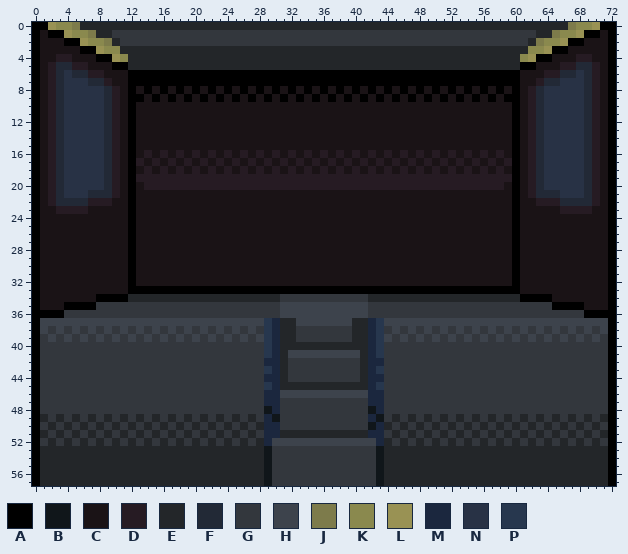
File history of a sprite sheet, Assets/Sprites/Bus Interior/Back/Rear Compartment.png. Above is the file before it was changed.
The file is 73x58 pixels.
Palette (. is transparent): A #000000  B #10161a  C #1a1316  D #261b23  E #232629  F #222936  G #33373d  H #3d434c  J #7d7b4b  K #8a894e  L #999254  M #1b273e  N #283245  P #27374e
Pixels before, first column x 0:
 0 AALKKJEEEEEEEEEEEEEEEEEEEEEEEEEEEEEEEEEEEEEEEEEEEEEEEEEEEEEEEEEEEEEJKKLAA
 1 ACAALKKJEEGGGGGGGGGGGGGGGGGGGGGGGGGGGGGGGGGGGGGGGGGGGGGGGGGGGGGEEJKKLAACA
 2 ACCCAALKKJEGGGGGGGGGGGGGGGGGGGGGGGGGGGGGGGGGGGGGGGGGGGGGGGGGGGEJKKLAACCCA
 3 ACCCCCAALKKEEEEEEEEEEEEEEEEEEEEEEEEEEEEEEEEEEEEEEEEEEEEEEEEEEEKKLAACCCCCA
 4 ACCDDCCCAALKEEEEEEEEEEEEEEEEEEEEEEEEEEEEEEEEEEEEEEEEEEEEEEEEEKLAACCCDDCCA
 5 ACDFFDDCCCAAEEEEEEEEEEEEEEEEEEEEEEEEEEEEEEEEEEEEEEEEEEEEEEEEEAACCCDDFFDCA
 6 ACDFNFFDDCCCAAAAAAAAAAAAAAAAAAAAAAAAAAAAAAAAAAAAAAAAAAAAAAAAACCCDDFFNFDCA
 7 ACDFNNNFFDCCAAAAAAAAAAAAAAAAAAAAAAAAAAAAAAAAAAAAAAAAAAAAAAAAACCDFFNNNFDCA
 8 ACDFNNNNNFDCACACACACACACACACACACACACACACACACACACACACACACACACACDFNNNNNFDCA
 9 ACDFNNNNNFDCAACACACACACACACACACACACACACACACACACACACACACACACAACDFNNNNNFDCA
10 ACDFNNNNNFDCACCCCCCCCCCCCCCCCCCCCCCCCCCCCCCCCCCCCCCCCCCCCCCCACDFNNNNNFDCA
11 ACDFNNNNNFDCACCCCCCCCCCCCCCCCCCCCCCCCCCCCCCCCCCCCCCCCCCCCCCCACDFNNNNNFDCA
12 ACDFNNNNNFDCACCCCCCCCCCCCCCCCCCCCCCCCCCCCCCCCCCCCCCCCCCCCCCCACDFNNNNNFDCA
13 ACDFNNNNNFDCACCCCCCCCCCCCCCCCCCCCCCCCCCCCCCCCCCCCCCCCCCCCCCCACDFNNNNNFDCA
14 ACDFNNNNNFDCACCCCCCCCCCCCCCCCCCCCCCCCCCCCCCCCCCCCCCCCCCCCCCCACDFNNNNNFDCA
15 ACDFNNNNNFDCACCCCCCCCCCCCCCCCCCCCCCCCCCCCCCCCCCCCCCCCCCCCCCCACDFNNNNNFDCA
16 ACDFNNNNNFDCACDCDCDCDCDCDCDCDCDCDCDCDCDCDCDCDCDCDCDCDCDCDCDCACDFNNNNNFDCA
17 ACDFNNNNNFDCADCDCDCDCDCDCDCDCDCDCDCDCDCDCDCDCDCDCDCDCDCDCDCDACDFNNNNNFDCA
18 ACDFNNNNNFDCACDCDCDCDCDCDCDCDCDCDCDCDCDCDCDCDCDCDCDCDCDCDCDCACDFNNNNNFDCA
19 ACDFNNNNNFDCADDDDDDDDDDDDDDDDDDDDDDDDDDDDDDDDDDDDDDDDDDDDDDDACDFNNNNNFDCA
20 ACDFNNNNNFDCACDDDDDDDDDDDDDDDDDDDDDDDDDDDDDDDDDDDDDDDDDDDDDCACDFNNNNNFDCA
21 ACDFNNNFFFDCACCCCCCCCCCCCCCCCCCCCCCCCCCCCCCCCCCCCCCCCCCCCCCCACDFFFNNNFDCA
22 ACDFFFFDDDCCACCCCCCCCCCCCCCCCCCCCCCCCCCCCCCCCCCCCCCCCCCCCCCCACCDDDFFFFDCA
23 ACCDDDDCCCCCACCCCCCCCCCCCCCCCCCCCCCCCCCCCCCCCCCCCCCCCCCCCCCCACCCCCDDDDCCA
24 ACCCCCCCCCCCACCCCCCCCCCCCCCCCCCCCCCCCCCCCCCCCCCCCCCCCCCCCCCCACCCCCCCCCCCA
25 ACCCCCCCCCCCACCCCCCCCCCCCCCCCCCCCCCCCCCCCCCCCCCCCCCCCCCCCCCCACCCCCCCCCCCA
26 ACCCCCCCCCCCACCCCCCCCCCCCCCCCCCCCCCCCCCCCCCCCCCCCCCCCCCCCCCCACCCCCCCCCCCA
27 ACCCCCCCCCCCACCCCCCCCCCCCCCCCCCCCCCCCCCCCCCCCCCCCCCCCCCCCCCCACCCCCCCCCCCA
28 ACCCCCCCCCCCACCCCCCCCCCCCCCCCCCCCCCCCCCCCCCCCCCCCCCCCCCCCCCCACCCCCCCCCCCA
29 ACCCCCCCCCCCACCCCCCCCCCCCCCCCCCCCCCCCCCCCCCCCCCCCCCCCCCCCCCCACCCCCCCCCCCA
30 ACCCCCCCCCCCACCCCCCCCCCCCCCCCCCCCCCCCCCCCCCCCCCCCCCCCCCCCCCCACCCCCCCCCCCA
31 ACCCCCCCCCCCACCCCCCCCCCCCCCCCCCCCCCCCCCCCCCCCCCCCCCCCCCCCCCCACCCCCCCCCCCA
32 ACCCCCCCCCCCACCCCCCCCCCCCCCCCCCCCCCCCCCCCCCCCCCCCCCCCCCCCCCCACCCCCCCCCCCA
33 ACCCCCCCCCCCAAAAAAAAAAAAAAAAAAAAAAAAAAAAAAAAAAAAAAAAAAAAAAAAACCCCCCCCCCCA
34 ACCCCCCCAAAAEEEEEEEEEEEEEEEEEEEGGGGGGGGGGGEEEEEEEEEEEEEEEEEEEAAAACCCCCCCA
35 ACCCAAAAGGGGGGGGGGGGGGGGGGGGGGGHHHHHHHHHHHGGGGGGGGGGGGGGGGGGGGGGGAAAACCCA
36 AAAAGGGGGGGGGGGGGGGGGGGGGGGGGGGHHHHHHHHHHHGGGGGGGGGGGGGGGGGGGGGGGGGGGAAAA
37 AHHHHHHHHHHHHHHHHHHHHHHHHHHHHPMEEHHHHHHHEEMPHHHHHHHHHHHHHHHHHHHHHHHHHHHHA
38 AHGHGHGHGHGHGHGHGHGHGHGHGHGHGPMEEGGGGGGGEEMPGHGHGHGHGHGHGHGHGHGHGHGHGHGHA
39 AGHGHGHGHGHGHGHGHGHGHGHGHGHGHPMEEGGGGGGGEEMPHGHGHGHGHGHGHGHGHGHGHGHGHGHGA
40 AGGGGGGGGGGGGGGGGGGGGGGGGGGGGPMEEEEEEEEEEEMPGGGGGGGGGGGGGGGGGGGGGGGGGGGGA
41 AGGGGGGGGGGGGGGGGGGGGGGGGGGGGPMEHHHHHHHHHEMPGGGGGGGGGGGGGGGGGGGGGGGGGGGGA
42 AGGGGGGGGGGGGGGGGGGGGGGGGGGGGMMEGGGGGGGGGEMMGGGGGGGGGGGGGGGGGGGGGGGGGGGGA
43 AGGGGGGGGGGGGGGGGGGGGGGGGGGGGPMEGGGGGGGGGEMPGGGGGGGGGGGGGGGGGGGGGGGGGGGGA
44 AGGGGGGGGGGGGGGGGGGGGGGGGGGGGMMEGGGGGGGGGEMMGGGGGGGGGGGGGGGGGGGGGGGGGGGGA
45 AGGGGGGGGGGGGGGGGGGGGGGGGGGGGPMEEEEEEEEEEEMPGGGGGGGGGGGGGGGGGGGGGGGGGGGGA
46 AGGGGGGGGGGGGGGGGGGGGGGGGGGGGMMHHHHHHHHHHHMMGGGGGGGGGGGGGGGGGGGGGGGGGGGGA
47 AGGGGGGGGGGGGGGGGGGGGGGGGGGGGMMGGGGGGGGGGGMMGGGGGGGGGGGGGGGGGGGGGGGGGGGGA
48 AGGGGGGGGGGGGGGGGGGGGGGGGGGGGBMGGGGGGGGGGGBMGGGGGGGGGGGGGGGGGGGGGGGGGGGGA
49 AEGEGEGEGEGEGEGEGEGEGEGEGEGEGMBGGGGGGGGGGGMBGEGEGEGEGEGEGEGEGEGEGEGEGEGEA
50 AGEGEGEGEGEGEGEGEGEGEGEGEGEGEMMGGGGGGGGGGGBMEGEGEGEGEGEGEGEGEGEGEGEGEGEGA
51 AEGEGEGEGEGEGEGEGEGEGEGEGEGEGMMEEEEEEEEEEEMMGEGEGEGEGEGEGEGEGEGEGEGEGEGEA
52 AGEGEGEGEGEGEGEGEGEGEGEGEGEGEMHHHHHHHHHHHHHMEGEGEGEGEGEGEGEGEGEGEGEGEGEGA
53 AEEEEEEEEEEEEEEEEEEEEEEEEEEEEBGGGGGGGGGGGGGBEEEEEEEEEEEEEEEEEEEEEEEEEEEEA
54 AEEEEEEEEEEEEEEEEEEEEEEEEEEEEBGGGGGGGGGGGGGBEEEEEEEEEEEEEEEEEEEEEEEEEEEEA
55 AEEEEEEEEEEEEEEEEEEEEEEEEEEEEBGGGGGGGGGGGGGBEEEEEEEEEEEEEEEEEEEEEEEEEEEEA
56 AEEEEEEEEEEEEEEEEEEEEEEEEEEEEBGGGGGGGGGGGGGBEEEEEEEEEEEEEEEEEEEEEEEEEEEEA
57 AEEEEEEEEEEEEEEEEEEEEEEEEEEEEBGGGGGGGGGGGGGBEEEEEEEEEEEEEEEEEEEEEEEEEEEEA
The same view after the edit:
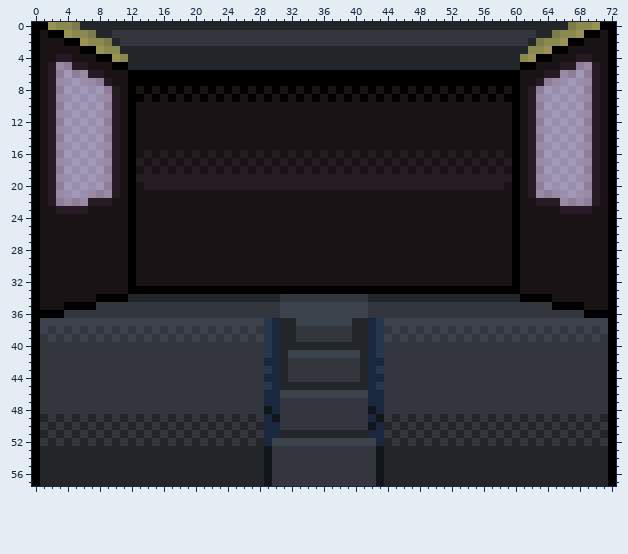
What changed:
colour F: #222936 -> #2f373b48
colour N: #283245 -> #4a6c8048
Changed places in both pictures, as pixel boxes (x1, y1, x2, y2):
changed: (56, 62, 112, 206)
changed: (536, 62, 592, 206)
